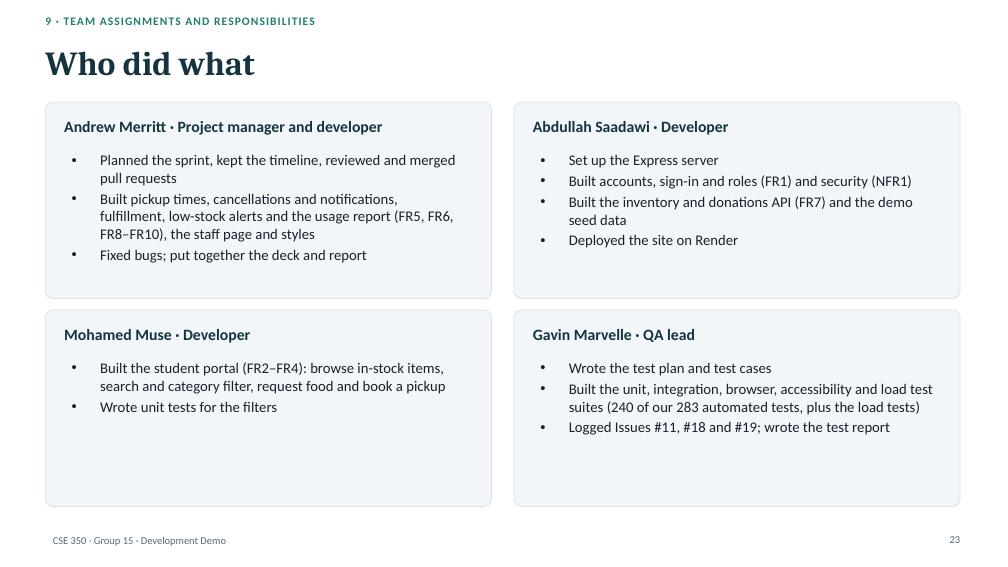
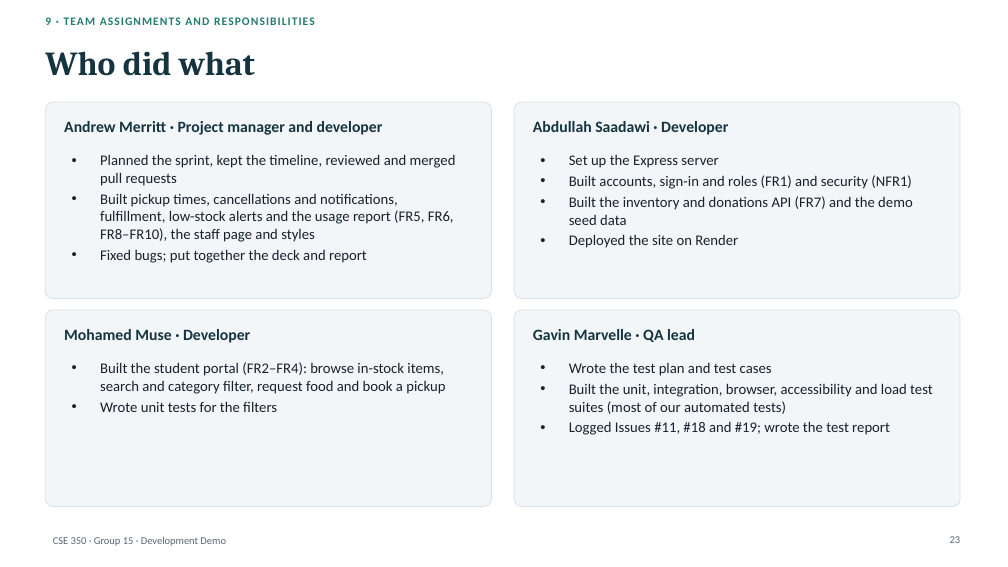
Before and after one commit to a0merr/University-Food-Pantry-CSE-350-, a slide deck: slide 23 of docs/presentation/CSE350_Demo_Deck_DRAFT.pptx. Drawn at 1008x567 pixels with LibreOffice and Linux fonts; fonts in the diff are those of the drawing. Boxes give left, top, right and bottom in pixels: in the first picture for what was removed or moved away, otherwise in the second. Text is boxed around its words. In the diff, an @@ line names an element or a change of style, - is before the commit and + after.

```diff
--- a/docs/presentation/CSE350_Demo_Deck_DRAFT.pptx
+++ b/docs/presentation/CSE350_Demo_Deck_DRAFT.pptx
@@ text at [569,383,933,414]: text changed @@
-• Built the unit, integration, browser, accessibility and load test suites (240 of our 283 automated tests, plus the load tests)
+• Built the unit, integration, browser, accessibility and load test suites (most of our automated tests)
```
Also in this commit, not shown: 3 other files.
